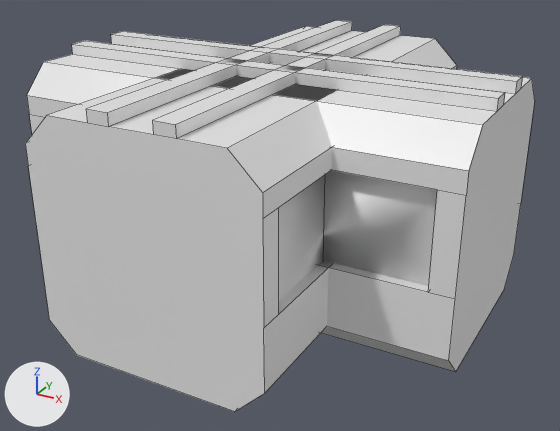
Two versions of the FBX model Spacestation/Assets/Models/Connector_Cross.fbx, one commit apart.
Camera for both pictures: a 50 mm camera at (3.24, -5.85, 2.55) aimed at (0.1, -0.13, -0.31). Arrows for +X, +Y and +Z are at lower left; the lights stay in place. Mesh edges are drawn as thin lines. Where no turn or scale is listed for an object, it has been applied to the vertices. Vertices at the same position are counted once.
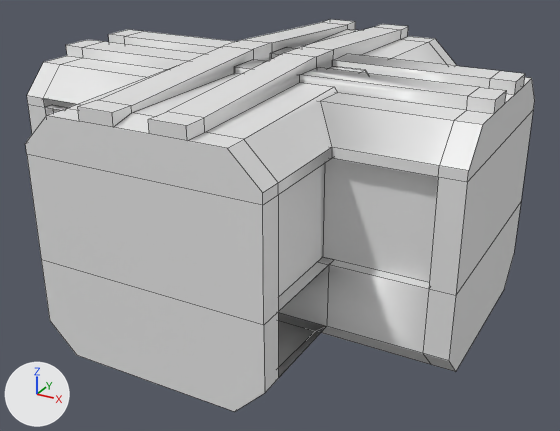
Where the change shows, as pixel boxes [x1, y1, x2, y2] in the pictures (560 x 431 px):
'Cube.001', reshaped, turned, rescaled: before [25, 26, 535, 412]; after [25, 19, 535, 412]
'Cube.002', deleted: before [72, 20, 523, 139]
    faces in mat_material_002 (white #e7e7e7): [72, 31, 523, 111]
    faces in mat_material_001 (white #e7e7e7): [86, 20, 401, 139]
'Cube', deleted: before [278, 170, 437, 301]
part 1 of me_cube_001, added: after [25, 19, 535, 412]

Patch to the scene script:
```diff
--- a/Spacestation/Assets/Models/Connector_Cross.fbx.py
+++ b/Spacestation/Assets/Models/Connector_Cross.fbx.py
@@ me_cube_001 @@
 # used by ob_cube_001; location = (0.0, 0.0, 0.0); scale = (1.0, 2.0, 1.0)
-me_cube_001.from_pydata(...)  # 128 vertices, 80 faces; spans x -2.0..2.0, y -1.0..1.0, z -1.0..1.0
+me_cube_001.from_pydata(...)  # 413 vertices, 344 faces; spans x -100.0..100.0, y -106.04..119.02, z -200.0..200.0
+# me_cube_001 part 1: a new loose piece of 406 vertices spanning x -100.0..100.0, y -106.04..119.02, z -200.0..200.0, in mat_material_001 (white #e7e7e7)
 me_cube_001.materials.append(mat_material_001)
-me_cube_001.materials.append(mat_material_002)  # white #e7e7e7
@@ ob_cube @@
-ob_cube = bpy.data.objects.new('Cube', me_cube)
-ob_cube.location = (0.0, 0.0, 0.0)
@@ ob_cube_002 @@
-ob_cube_002 = bpy.data.objects.new('Cube.002', me_cube_002)
-ob_cube_002.location = (0.0, 0.0, 0.0)
@@ ob_cube_001 @@
 ob_cube_001.location = (0.0, 0.0, 0.0)
-ob_cube_001.scale = (1.0, 2.0, 1.0)
+ob_cube_001.rotation_euler = (1.571, 0.0, 1.571)  # degrees (90, 0, 90)
+ob_cube_001.scale = (0.02, 0.01, 0.01)
```
